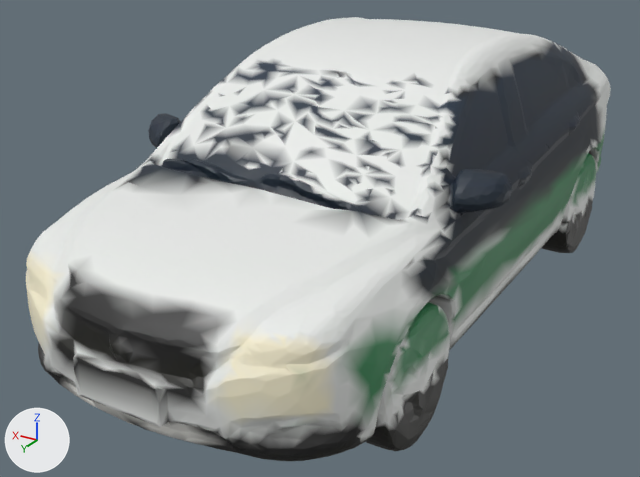
Two versions of the glTF model public/assets/models/vehicles/police_lod1.glb, one commit apart.
Rendered twice from a 50 mm lens placed at (-103.6, 203.4, 114.9), pointed at (11.3, 12.0, 19.2). The lights are fixed; the arrows at lower left show +X, +Y and +Z. The first picture is the older version. Where no turn or scale is listed for an object, it has been applied to the vertices. Vertices at exactly the same position are counted once.

The first picture shows 'geometry_0'.
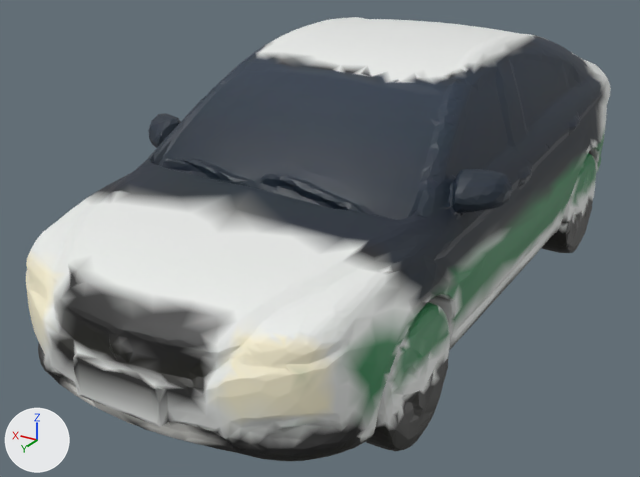
Pixel boxes [x1, y1, x2, y2] of what changed, in the pictures (640 x 477 px):
part 1 of me_geometry_0, recoloured (darker): [84, 34, 608, 317] in both

What the commit changed:
me_geometry_0 has 8523 vertices, 17095 faces and spans x -47.0..51.0, y -106.0..102.0, z 0.0..72.0.
me_geometry_0 is used by ob_geometry_0; location (0.0, 0.0, 0.0).
me_geometry_0 part 1: 2327 faces centred in x -44.0..45.0, y -103.0..72.0, z 19.0..71.0 are repainted in the vertex colours, in many colours.
